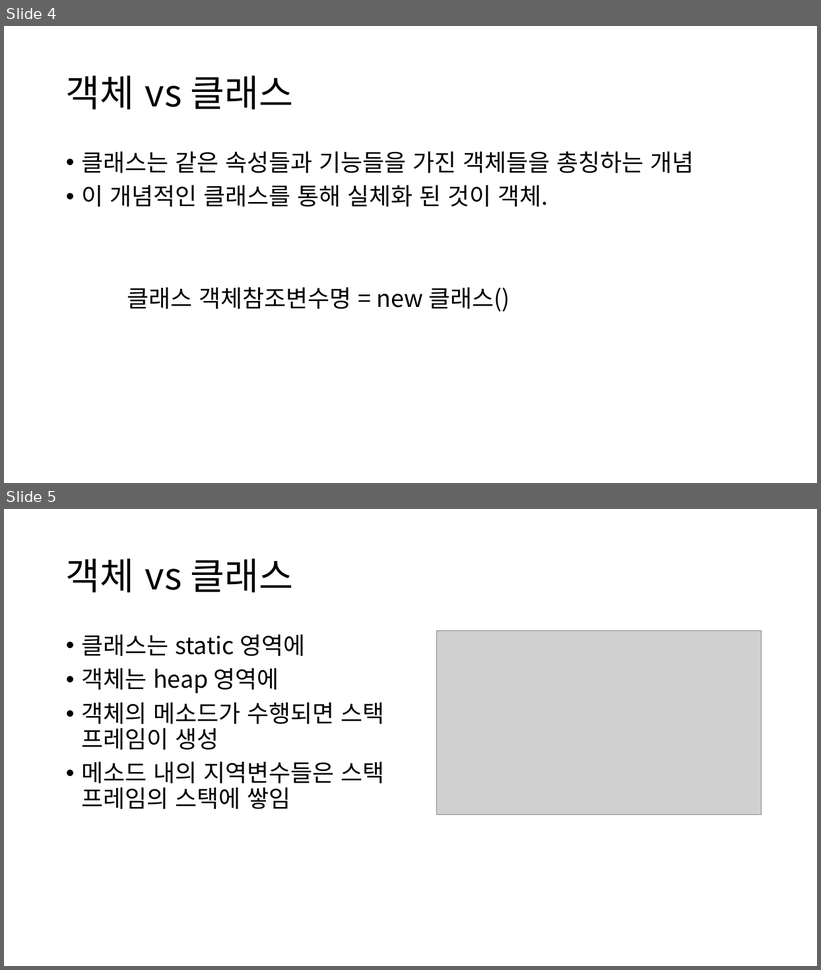
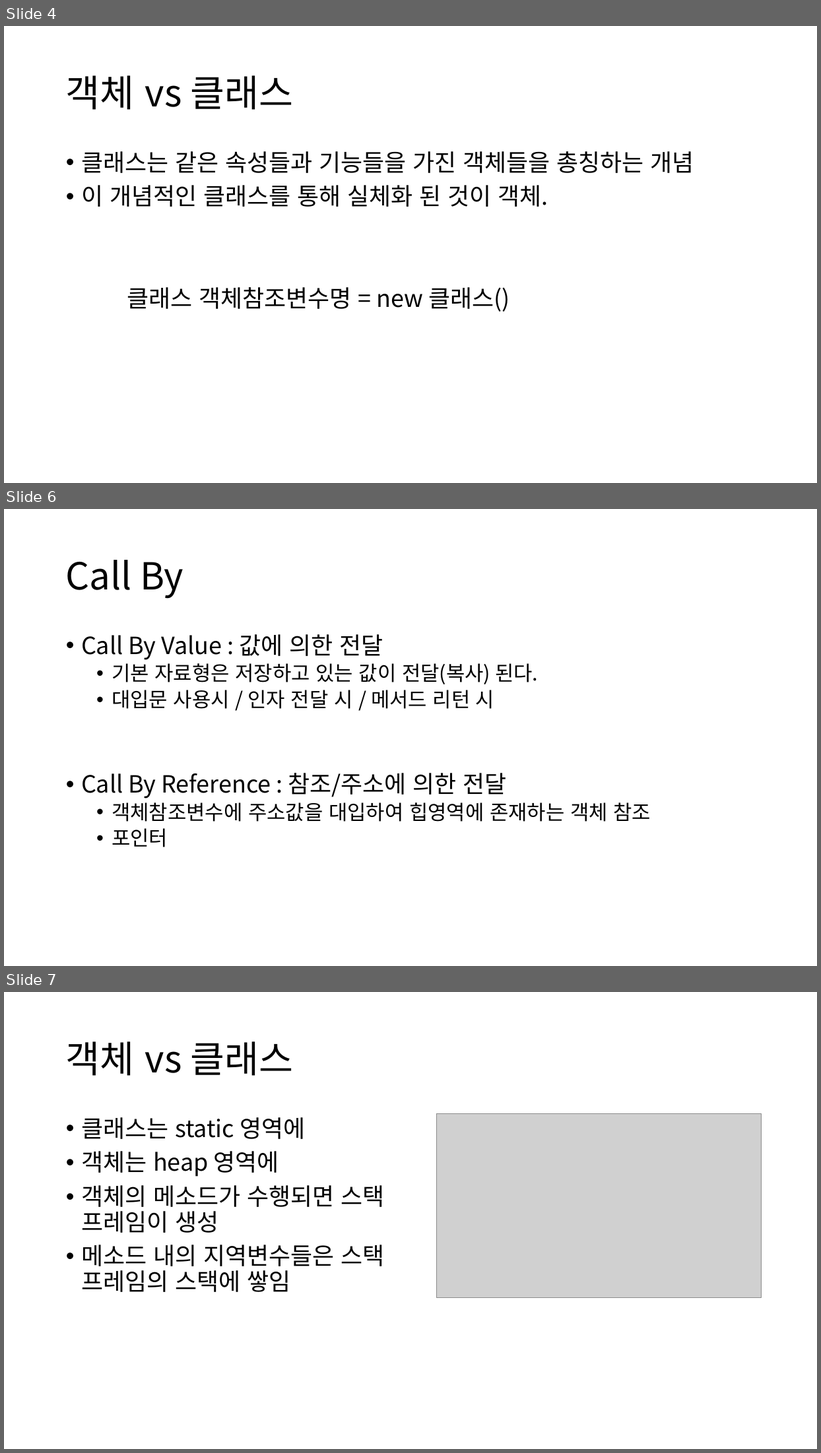
Before and after one commit to YonghoChoi/develop-note, a slide deck: ppt/객체지향 기본.pptx. Shown one above the other, each under a label of ours: slides 4 and 5 before the commit, slides 4, 6 and 7 after it; the slides between them are not shown. The pictures are 821x970 and 821x1453 pixels, drawn with LibreOffice and Linux fonts; fonts in the diff are those of the drawing; grey boxes stand for pictures. Boxes give left, top, right and bottom in pixels: in the first picture for what was removed or moved away, otherwise in the second. Text is boxed around its words. In the diff, an @@ line names an element or a change of style, - is before the commit and + after.

Commit message:
발표 자료 갱신

```diff
--- a/ppt/객체지향 기본.pptx
+++ b/ppt/객체지향 기본.pptx
@@ slide 6 added at (4,509,817,966), background #FFFFFF @@
@@ title added at (66,560,184,599), 44 pt, text #000000 @@
+Call By
@@ text added at (81,634,651,848), 24 pt, text #000000 @@
+• Call By Value : 값에 의한 전달
+  • 기본 자료형은 저장하고 있는 값이 전달(복사) 된다.
+  • 대입문 사용시 / 인자 전달 시 / 메서드 리턴 시
+• Call By Reference : 참조/주소에 의한 전달
+  • 객체참조변수에 주소값을 대입하여 힙영역에 존재하는 객체 참조
+  • 포인터
@@ what was slide 5 is now slide 7 @@
```
Also in this commit, not shown: 6 other slides added, 3 other files.
